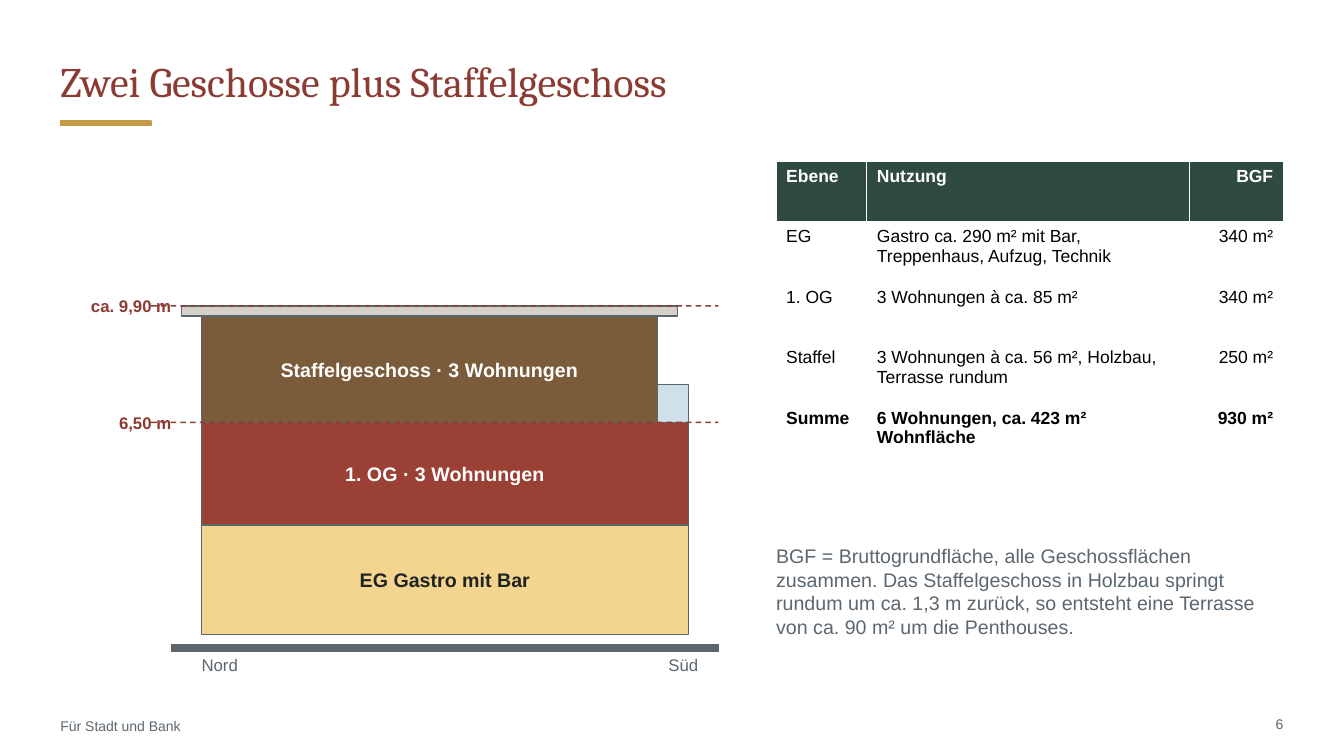
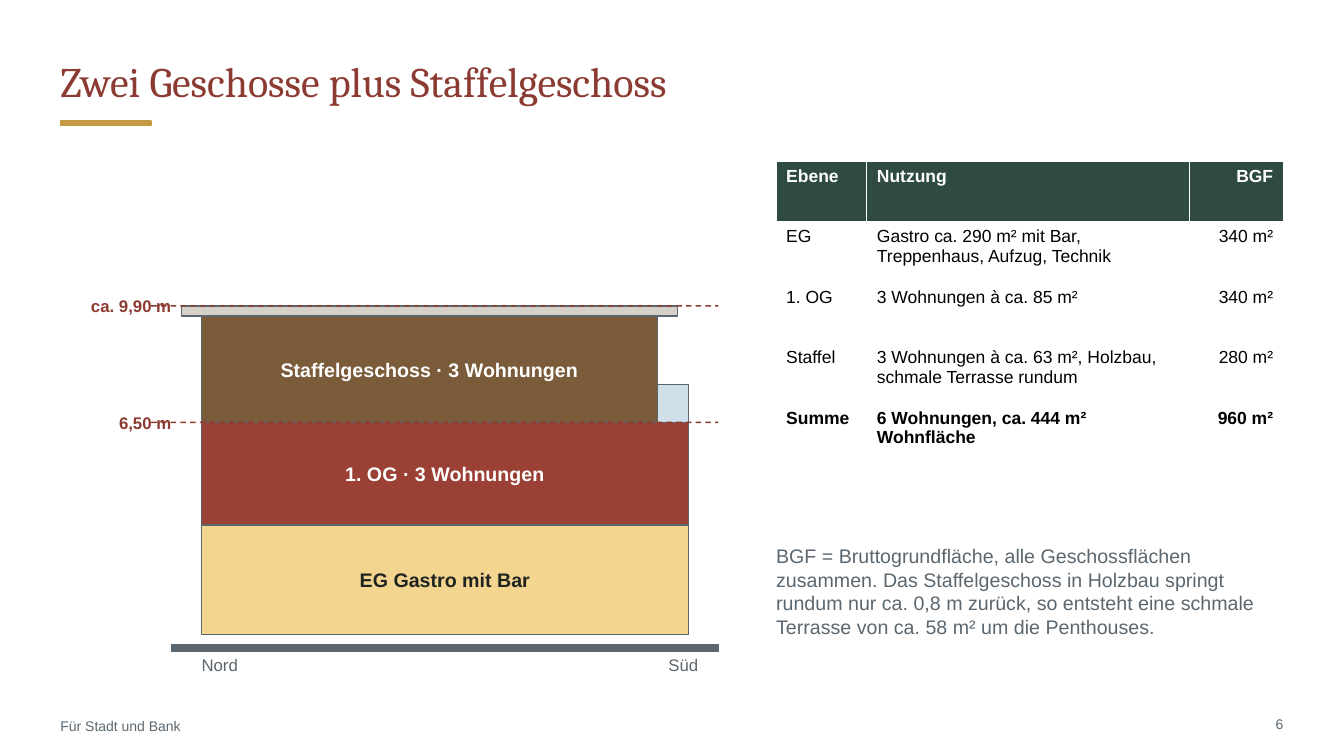
Before and after one commit to CartoonUsername/bau-projekt, a slide deck: slide 6 of praesentation/Neue-Mitte-Werlte_Baufeld3_6-Wohnungen_Gastro-EG.pptx. Drawn at 1344x756 pixels with LibreOffice and Linux fonts; fonts in the diff are those of the drawing. Boxes give left, top, right and bottom in pixels: in the first picture for what was removed or moved away, otherwise in the second. Text is boxed around its words. In the diff, an @@ line names an element or a change of style, - is before the commit and + after.

```diff
--- a/praesentation/Neue-Mitte-Werlte_Baufeld3_6-Wohnungen_Gastro-EG.pptx
+++ b/praesentation/Neue-Mitte-Werlte_Baufeld3_6-Wohnungen_Gastro-EG.pptx
@@ table at (x1=776, y1=161, x2=1284, y2=447) @@
-row 4, column 2: 3 Wohnungen à ca. 56 m², Holzbau, Terrasse rundum
+row 4, column 2: 3 Wohnungen à ca. 63 m², Holzbau, schmale Terrasse rundum
-row 4, column 3: 250 m²
+row 4, column 3: 280 m²
-row 5, column 2: 6 Wohnungen, ca. 423 m² Wohnfläche
+row 5, column 2: 6 Wohnungen, ca. 444 m² Wohnfläche
-row 5, column 3: 930 m²
+row 5, column 3: 960 m²
@@ text at (x1=776, y1=549, x2=1254, y2=634): text changed @@
-BGF = Bruttogrundfläche, alle Geschossflächen zusammen. Das Staffelgeschoss in Holzbau springt rundum um ca. 1,3 m zurück, so entsteht eine Terrasse von ca. 90 m² um die Penthouses.
+BGF = Bruttogrundfläche, alle Geschossflächen zusammen. Das Staffelgeschoss in Holzbau springt rundum nur ca. 0,8 m zurück, so entsteht eine schmale Terrasse von ca. 58 m² um die Penthouses.
```
Also in this commit, not shown: 16 other slides changed, 21 other files.
